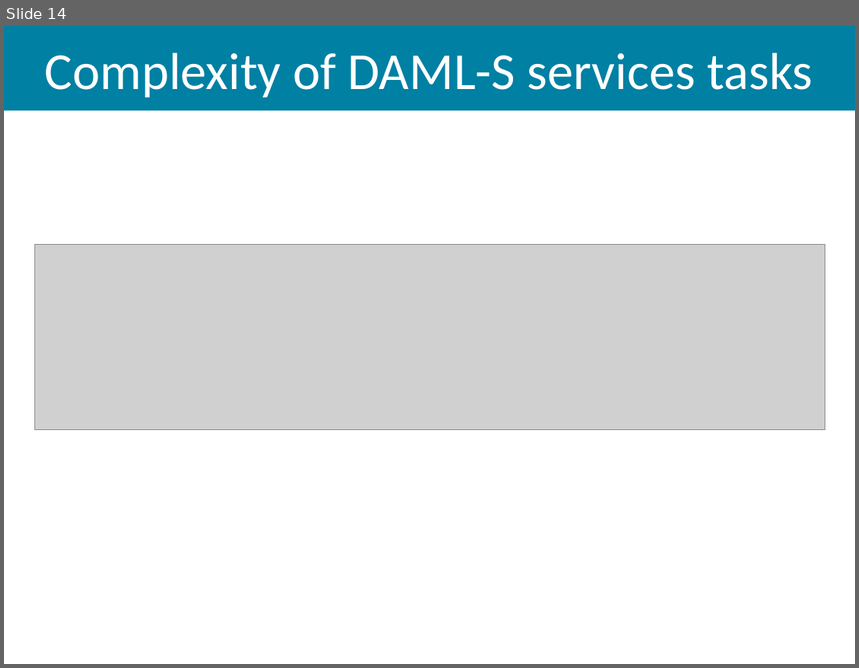
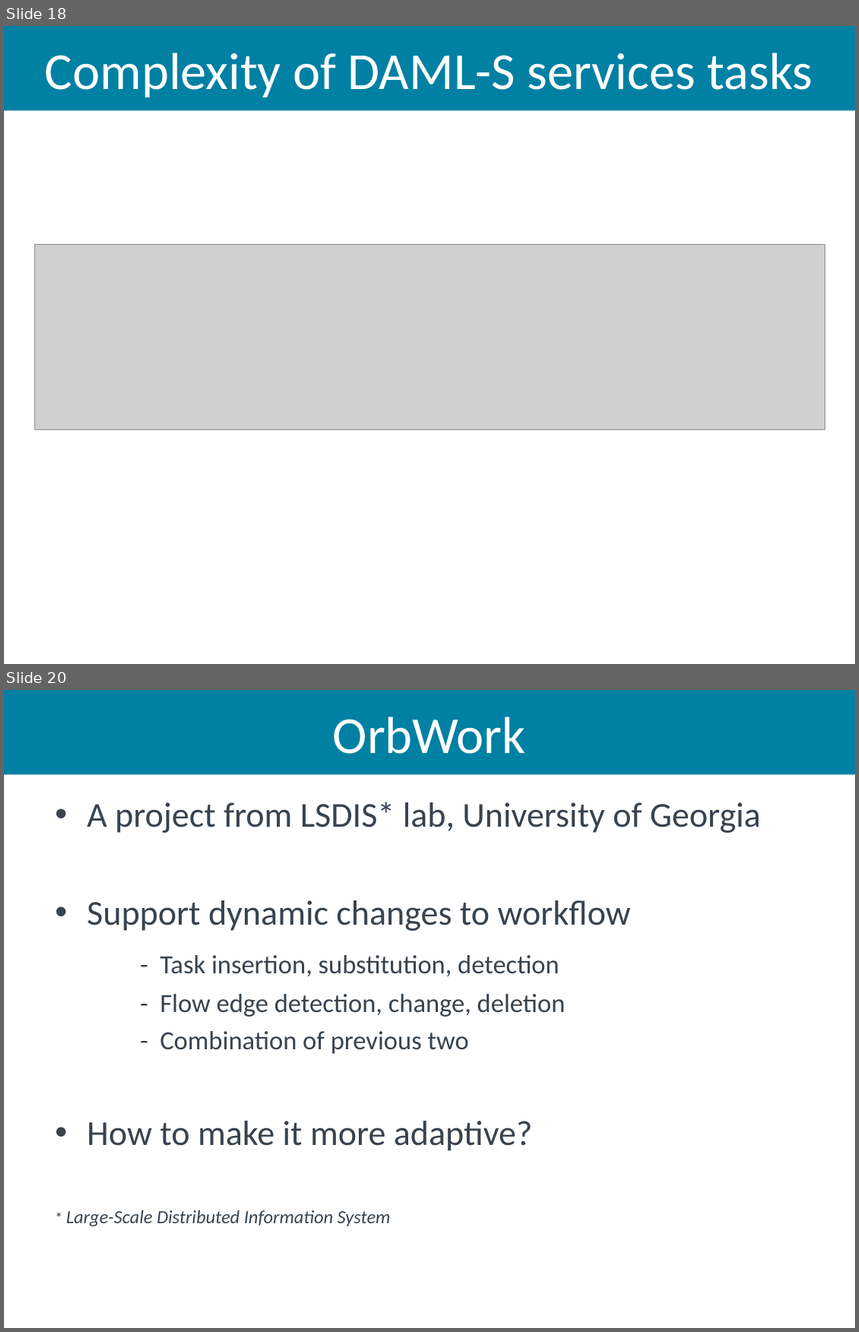
Before and after one commit to aiked/cs565, a slide deck: presentation/michath_slides.pptx. Shown one above the other, each under a label of ours: slide 14 before the commit, slides 18 and 20 after it; the slides between them are not shown. The pictures are 859x668 and 859x1332 pixels, drawn with LibreOffice and Linux fonts; fonts in the diff are those of the drawing; grey boxes stand for pictures. Boxes give left, top, right and bottom in pixels: in the first picture for what was removed or moved away, otherwise in the second. Text is boxed around its words. In the diff, an @@ line names an element or a change of style, - is before the commit and + after.

```diff
--- a/presentation/michath_slides.pptx
+++ b/presentation/michath_slides.pptx
@@ slide 20 added at (4,690,855,1328), background #FFFFFF @@
@@ title added at (4,690,855,774), fill #0080A3, 44 pt, text #FFFFFF @@
+OrbWork
@@ text added at (66,802,761,1227), 29.6 pt, text #38434F @@
+• A project from LSDIS* lab, University of Georgia
+• Support dynamic changes to workflow
+- Task insertion, substitution, detection
+- Flow edge detection, change, deletion
+- Combination of previous two
+• How to make it more adaptive?
+* Large-Scale Distributed Information System
@@ what was slide 14 is now slide 18 @@
```
Also in this commit, not shown: 5 slides changed, 31 other slides added.
